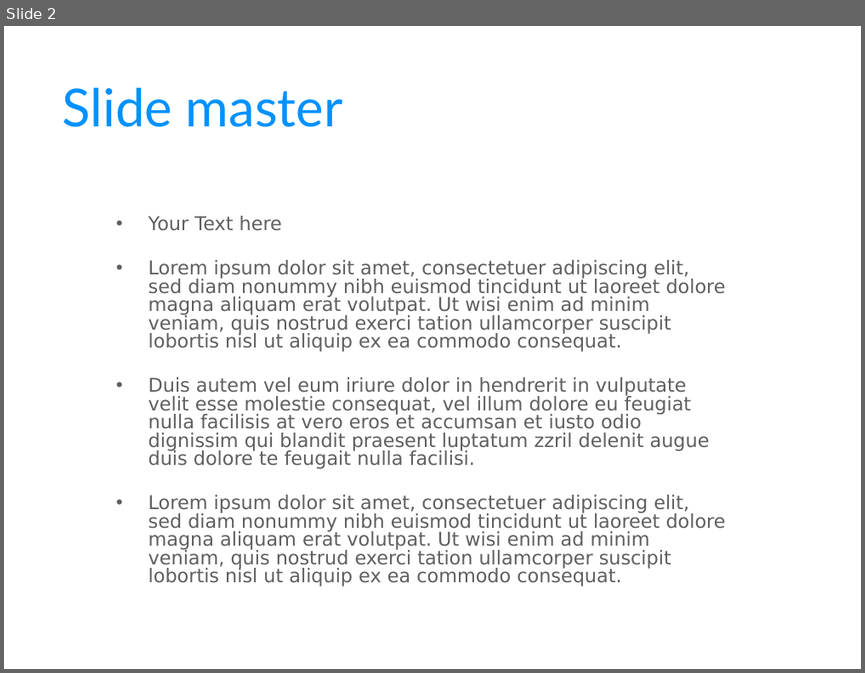
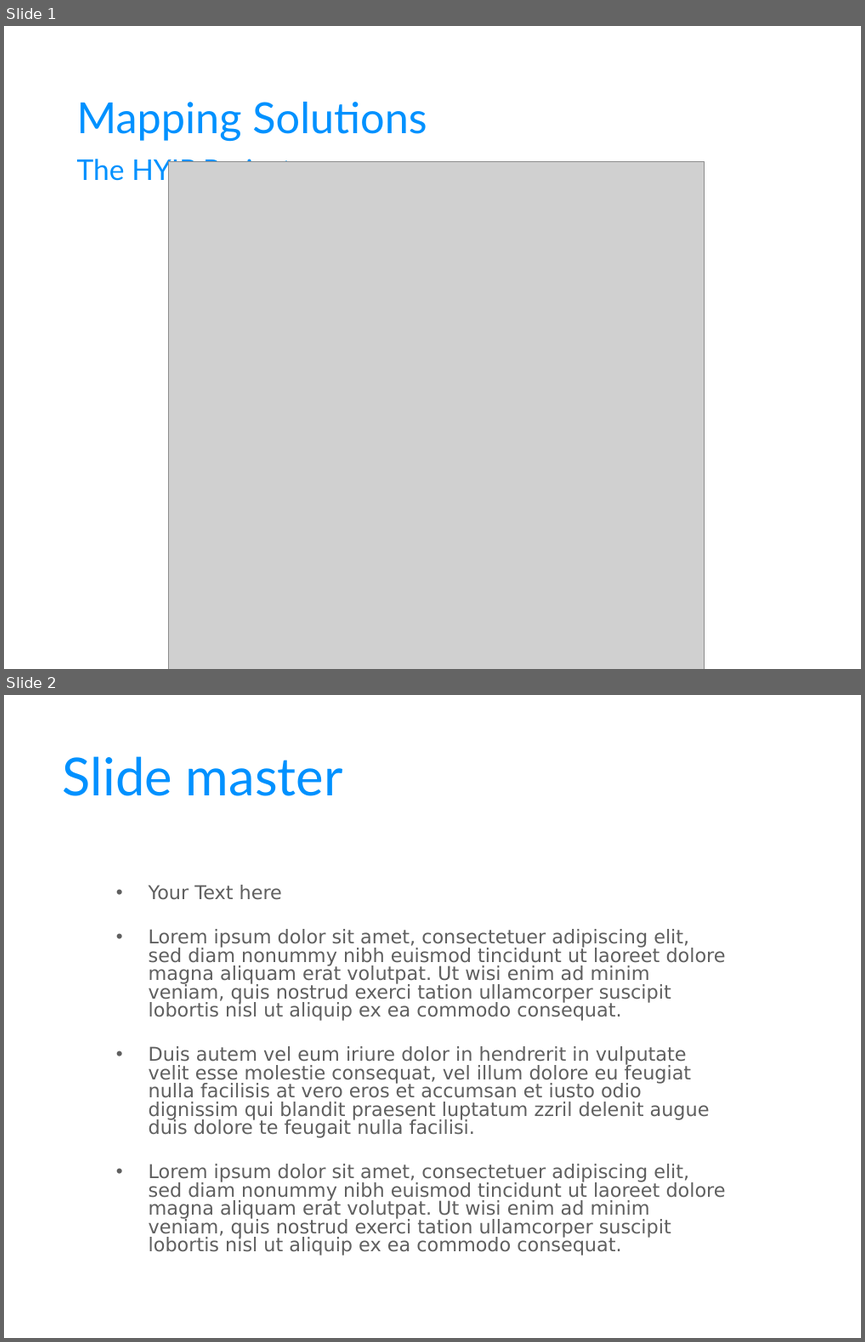
Before and after one commit to FeedMapping/Schema, a slide deck: slide/ppt/Mapping-Solutions.pptx. Shown one above the other, each under a label of ours: slide 2 before the commit, slides 1 and 2 after it. The pictures are 865x673 and 865x1342 pixels, drawn with LibreOffice and Linux fonts; fonts in the diff are those of the drawing; grey boxes stand for pictures; background and template pictures are left out. Boxes give left, top, right and bottom in pixels: in the first picture for what was removed or moved away, otherwise in the second. Text is boxed around its words. In the diff, an @@ line names an element or a change of style, - is before the commit and + after.

```diff
--- a/slide/ppt/Mapping-Solutions.pptx
+++ b/slide/ppt/Mapping-Solutions.pptx
@@ slide 1 added at <box>4,26,861,669</box>, background picture (left out) @@
@@ title added at <box>77,102,426,140</box>, 36 pt, text #0091FF @@
+Mapping Solutions
@@ subtitle added at <box>77,155,291,185</box>, 24 pt, text #0091FF @@
+The HYIP Project
@@ picture added at <box>169,161,704,669</box> @@
```
Also in this commit, not shown: 23 other slides added, 1 slide removed, 1 other file.
